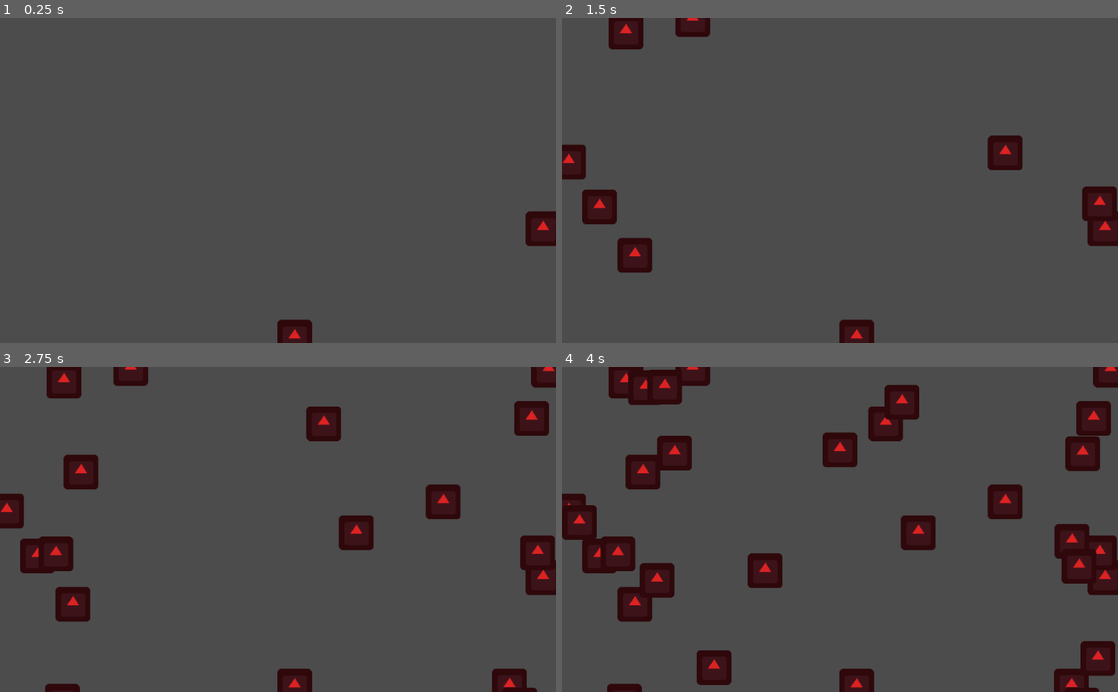
Above: before the commit, frames 1-4 (two rows, left to right).
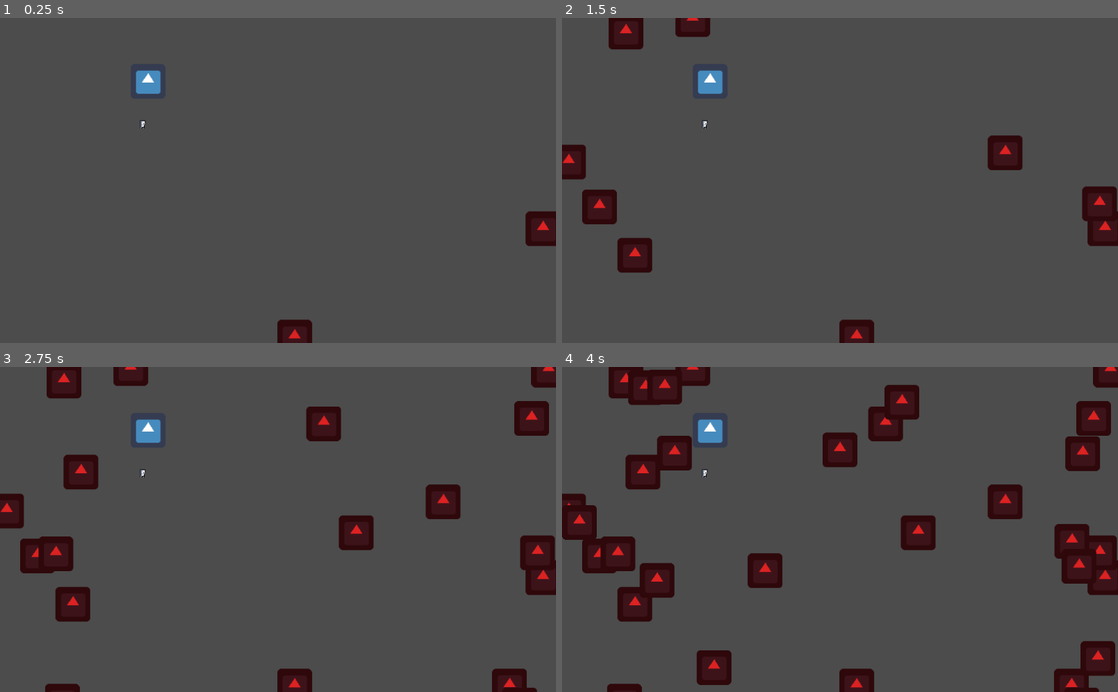
Above: after the commit, the same moments.

Repository: arthur109/LudumDare45
Game: Godot game, scene res://scenes/main.tscn
Two runs of this game, one before a commit and one after it. Both use one fixed random seed, a clock stepped at 60 frames per second and the inputs below. The engine's default icon, where the game draws it, is replaced by a stand-in: a white triangle on a blue panel in a dark square.
Inputs:
- Up to frame 1 (0.25 s): no input
- Up to frame 2 (1.5 s): hold D (right, bound only after the commit) 0.53-1.28 s; hold S (down, bound only after the commit) from 1.28 s (still down)
- Up to frame 3 (2.75 s): release S (down, bound only after the commit) at 2.03 s; hold D (right, bound only after the commit) from 2.03 s (still down)
- Up to frame 4 (4 s): tap Enter at 2.75 s; release D (right, bound only after the commit) at 2.78 s; hold W (up, bound only after the commit) 2.78-3.53 s; hold A (left, bound only after the commit) from 3.53 s (still down)

The runs differ from the first frame. In frame 1, 0.3% of the frame differs, in the area x 24-29%, y 16-34%; in frame 2, 0.3%; in frame 3, 0.3%; in frame 4, 0.3%.
Error after the commit: Parse Error: Variable "Sprite" shadows a native class. (res://scripts/Player.gd:8)

Commit message:
Added simple character and music

Diff:
--- a/SatansGrind/project.godot
+++ b/SatansGrind/project.godot
@@ -23,6 +23,33 @@
 
 GlobalInfo="*res://scripts/GlobalInfo.gd"
 
+[input]
+
+up={
+"deadzone": 0.5,
+"events": [ Object(InputEventKey,"resource_local_to_scene":false,"resource_name":"","device":0,"alt":false,"shift":false,"control":false,"meta":false,"command":false,"pressed":false,"scancode":87,"unicode":0,"echo":false,"script":null)
+, Object(InputEventKey,"resource_local_to_scene":false,"resource_name":"","device":0,"alt":false,"shift":false,"control":false,"meta":false,"command":false,"pressed":false,"scancode":16777232,"unicode":0,"echo":false,"script":null)
+ ]
+}
+down={
+"deadzone": 0.5,
+"events": [ Object(InputEventKey,"resource_local_to_scene":false,"resource_name":"","device":0,"alt":false,"shift":false,"control":false,"meta":false,"command":false,"pressed":false,"scancode":83,"unicode":0,"echo":false,"script":null)
+, Object(InputEventKey,"resource_local_to_scene":false,"resource_name":"","device":0,"alt":false,"shift":false,"control":false,"meta":false,"command":false,"pressed":false,"scancode":16777234,"unicode":0,"echo":false,"script":null)
+ ]
+}
+left={
+"deadzone": 0.5,
+"events": [ Object(InputEventKey,"resource_local_to_scene":false,"resource_name":"","device":0,"alt":false,"shift":false,"control":false,"meta":false,"command":false,"pressed":false,"scancode":65,"unicode":0,"echo":false,"script":null)
+, Object(InputEventKey,"resource_local_to_scene":false,"resource_name":"","device":0,"alt":false,"shift":false,"control":false,"meta":false,"command":false,"pressed":false,"scancode":16777231,"unicode":0,"echo":false,"script":null)
+ ]
+}
+right={
+"deadzone": 0.5,
+"events": [ Object(InputEventKey,"resource_local_to_scene":false,"resource_name":"","device":0,"alt":false,"shift":false,"control":false,"meta":false,"command":false,"pressed":false,"scancode":68,"unicode":0,"echo":false,"script":null)
+, Object(InputEventKey,"resource_local_to_scene":false,"resource_name":"","device":0,"alt":false,"shift":false,"control":false,"meta":false,"command":false,"pressed":false,"scancode":16777233,"unicode":0,"echo":false,"script":null)
+ ]
+}
+
 [rendering]
 
 environment/default_environment="res://default_env.tres"
--- /dev/null
+++ b/SatansGrind/scenes/Credits.gd
@@ -0,0 +1,8 @@
+extends Button
+
+func _ready():
+	pass
+
+
+func _on_Credits_pressed():
+	get_tree().change_scene("res://Scenes/credits.tscn")
--- /dev/null
+++ b/SatansGrind/scenes/SpritePosAudio.gd
@@ -0,0 +1,16 @@
+extends Sprite
+
+# Declare member variables here. Examples:
+# var a = 2
+# var b = "text"
+
+# Called when the node enters the scene tree for the first time.
+func _ready():
+	get_viewport().audio_listener_enable_2d = true
+	$AudioStreamPlayer2D.play()
+
+func _porcess(delta):
+	if self.position.x > 0 - self.texture.get_width():
+		move_local_x(-1)
+	else:
+		self.position.x = get_viewport().get_visible_rect().size.x
--- /dev/null
+++ b/SatansGrind/scenes/credits.tscn
@@ -0,0 +1 @@
+[gd_scene format=2]
--- /dev/null
+++ b/SatansGrind/scenes/lobby.tscn
@@ -0,0 +1,64 @@
+[gd_scene load_steps=4 format=2]
+
+[ext_resource path="res://scripts/BeginGame.gd" type="Script" id=1]
+[ext_resource path="res://scenes/music.gd" type="Script" id=2]
+[ext_resource path="res://scenes/Credits.gd" type="Script" id=3]
+
+[node name="Node2D" type="Node2D"]
+
+[node name="VBoxContainer" type="VBoxContainer" parent="."]
+margin_left = -2.0
+margin_top = 83.0
+margin_right = 1025.0
+margin_bottom = 598.0
+
+[node name="Title" type="Label" parent="VBoxContainer"]
+margin_left = 513.0
+margin_right = 514.0
+margin_bottom = 48.0
+size_flags_horizontal = 4
+size_flags_stretch_ratio = 0.0
+text = "Satan's Grind"
+align = 1
+autowrap = true
+uppercase = true
+
+[node name="Begin" type="Button" parent="VBoxContainer"]
+margin_left = 313.0
+margin_top = 52.0
+margin_right = 713.0
+margin_bottom = 102.0
+rect_min_size = Vector2( 400, 50 )
+size_flags_horizontal = 4
+text = "Begin Game"
+script = ExtResource( 1 )
+
+[node name="HSeparator" type="HSeparator" parent="VBoxContainer"]
+margin_left = 363.0
+margin_top = 106.0
+margin_right = 663.0
+margin_bottom = 116.0
+rect_min_size = Vector2( 300, 10 )
+size_flags_horizontal = 4
+
+[node name="Music" type="Button" parent="VBoxContainer"]
+margin_left = 463.0
+margin_top = 120.0
+margin_right = 563.0
+margin_bottom = 150.0
+rect_min_size = Vector2( 100, 30 )
+size_flags_horizontal = 4
+toggle_mode = true
+text = "Music"
+script = ExtResource( 2 )
+
+[node name="Credits" type="Button" parent="VBoxContainer"]
+margin_left = 463.0
+margin_top = 154.0
+margin_right = 563.0
+margin_bottom = 184.0
+rect_min_size = Vector2( 100, 30 )
+size_flags_horizontal = 4
+text = "Credits"
+script = ExtResource( 3 )
+[connection signal="pressed" from="VBoxContainer/Credits" to="VBoxContainer/Credits" method="_on_Credits_pressed"]
--- a/SatansGrind/scenes/main.tscn
+++ b/SatansGrind/scenes/main.tscn
@@ -1,9 +1,71 @@
-[gd_scene load_steps=2 format=2]
+[gd_scene load_steps=17 format=2]
 
 [ext_resource path="res://scripts/SpiritSpawner.gd" type="Script" id=1]
+[ext_resource path="res://scripts/Player.gd" type="Script" id=2]
+[ext_resource path="res://Character/Player/idle/idle1.png" type="Texture" id=3]
+[ext_resource path="res://Character/Player/idle/idle2.png" type="Texture" id=4]
+[ext_resource path="res://Character/Player/idle/idle3.png" type="Texture" id=5]
+[ext_resource path="res://Character/Player/idle/idle4.png" type="Texture" id=6]
+[ext_resource path="res://Character/Player/run/run1.png" type="Texture" id=7]
+[ext_resource path="res://Character/Player/run/run2.png" type="Texture" id=8]
+[ext_resource path="res://Character/Player/run/run3.png" type="Texture" id=9]
+[ext_resource path="res://Character/Player/run/run4.png" type="Texture" id=10]
+[ext_resource path="res://icon.png" type="Texture" id=11]
+[ext_resource path="res://scenes/SpritePosAudio.gd" type="Script" id=12]
+[ext_resource path="res://AdditionalFiles/Copyright Free Rock Music Instrumental.wav" type="AudioStream" id=13]
+
+[sub_resource type="SpriteFrames" id=1]
+animations = [ {
+"frames": [ ExtResource( 3 ), ExtResource( 4 ), ExtResource( 5 ), ExtResource( 6 ) ],
+"loop": true,
+"name": "idle",
+"speed": 5.0
+}, {
+"frames": [ ExtResource( 7 ), ExtResource( 8 ), ExtResource( 9 ), ExtResource( 10 ) ],
+"loop": true,
+"name": "run",
+"speed": 5.0
+} ]
+
+[sub_resource type="RectangleShape2D" id=2]
+extents = Vector2( 7.03294, 8.76704 )
+
+[sub_resource type="RectangleShape2D" id=3]
+extents = Vector2( 7.03293, 8.76707 )
 
 [node name="Node2D" type="Node2D"]
 
 [node name="SpiritSpawner" type="Node2D" parent="."]
 modulate = Color( 0.866667, 0.137255, 0.137255, 1 )
 script = ExtResource( 1 )
+
+[node name="Player" type="KinematicBody2D" parent="."]
+script = ExtResource( 2 )
+
+[node name="AnimatedSprite" type="AnimatedSprite" parent="Player"]
+position = Vector2( 260.833, 194.119 )
+frames = SubResource( 1 )
+animation = "run"
+
+[node name="CollisionShape2D" type="CollisionShape2D" parent="Player"]
+position = Vector2( 261.296, 196.435 )
+scale = Vector2( 5, 5 )
+shape = SubResource( 2 )
+
+[node name="AnimationPlayer" type="AnimationPlayer" parent="Player"]
+
+[node name="Area2D" type="Area2D" parent="Player"]
+position = Vector2( 0.463287, 0.926582 )
+
+[node name="CollisionShape2D" type="CollisionShape2D" parent="Player/Area2D"]
+position = Vector2( 261.76, 195.509 )
+scale = Vector2( 5, 5 )
+shape = SubResource( 3 )
+
+[node name="Sprite" type="Sprite" parent="."]
+position = Vector2( 272.585, 117.042 )
+texture = ExtResource( 11 )
+script = ExtResource( 12 )
+
+[node name="AudioStreamPlayer2D" type="AudioStreamPlayer2D" parent="Sprite"]
+stream = ExtResource( 13 )
--- /dev/null
+++ b/SatansGrind/scenes/music.gd
@@ -0,0 +1,8 @@
+extends Button
+
+var playMusic = true
+
+func _ready():
+	pass
+
+func _process(delta):
--- /dev/null
+++ b/SatansGrind/scripts/BeginGame.gd
@@ -0,0 +1,17 @@
+extends Button
+
+# Declare member variables here. Examples:
+# var a = 2
+# var b = "text"
+
+# Called when the node enters the scene tree for the first time.
+func _ready():
+	pass # Replace with function body.
+
+# Called every frame. 'delta' is the elapsed time since the previous frame.
+#func _process(delta):
+#	pass
+
+
+func _on_Begin_pressed():
+	get_tree().change_scene("res://Scenes/main.tscn")
--- /dev/null
+++ b/SatansGrind/scripts/Player.gd
@@ -0,0 +1,43 @@
+extends KinematicBody2D
+
+export (int) var speed = 200
+#export (float) var reloadSpeed
+#var reload = reloadSpeed
+#var playerBullet = preload("res://Scenes/PlayerBullet.tscn")
+var velocity = Vector2()
+onready var Sprite := $AnimatedSprite
+var damage = 1;
+
+
+func _process(delta):
+	pass
+
+func get_input():
+	velocity = Vector2()
+	if Input.is_action_pressed('right'):
+		velocity.x += 1
+	if Input.is_action_pressed('left'):
+		velocity.x -= 1
+	if Input.is_action_pressed('down'):
+		velocity.y += 1
+	if Input.is_action_pressed('up'):
+		velocity.y -= 1
+#	if Input.is_action_pressed("shoot") and reload < 0:
+#		fire()
+	velocity = velocity.normalized() * speed
+
+func _physics_process(delta):
+#	reload -= delta
+	get_input()
+	velocity = move_and_slide(velocity)*delta
+	if velocity.x > 0:
+		Sprite.flip_h = false
+	elif velocity.x < 0:
+		Sprite.flip_h = true
+
+	if velocity.x != 0 or velocity.y != 0:
+		if Sprite.get_animation() != "run":
+			Sprite.play("run")
+	else:
+		if Sprite.get_animation() != "idle":
+			Sprite.play("idle")
Not shown, added: SatansGrind/AdditionalFiles/Copyright Free Rock Music Instrumental.wav.import
Not shown, added: SatansGrind/AdditionalFiles/The Quick Brown Fox - The Big Black.wav.import
Binary file added: SatansGrind/Character/Player/idle/idle.aseprite
Binary file added: SatansGrind/Character/Player/idle/idle1.png
Not shown, added: SatansGrind/Character/Player/idle/idle1.png.import
Binary file added: SatansGrind/Character/Player/idle/idle2.png
Not shown, added: SatansGrind/Character/Player/idle/idle2.png.import
Binary file added: SatansGrind/Character/Player/idle/idle3.png
Not shown, added: SatansGrind/Character/Player/idle/idle3.png.import
Binary file added: SatansGrind/Character/Player/idle/idle4.png
Not shown, added: SatansGrind/Character/Player/idle/idle4.png.import
Binary file added: SatansGrind/Character/Player/run/run1.png
(and 9 more such lines)
